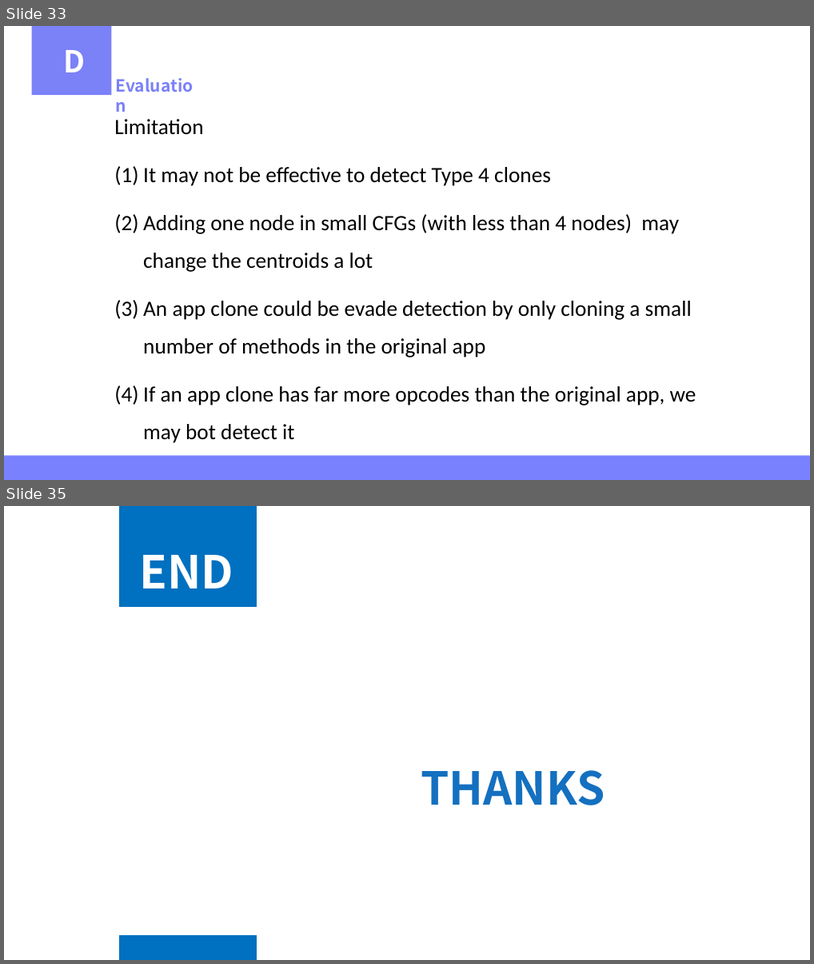
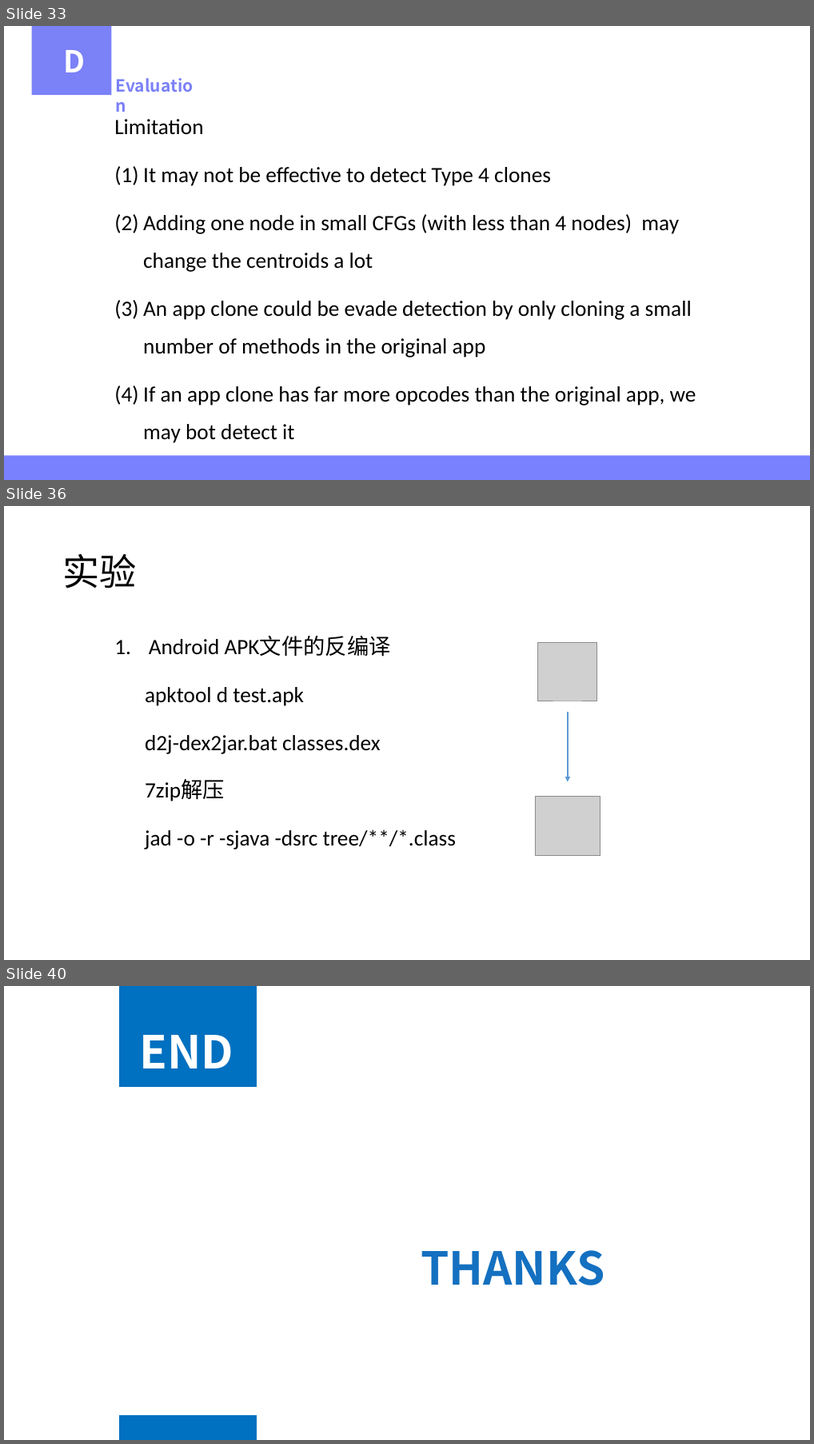
Before and after one commit to qiuliwang/cabinet, a slide deck: papers/AASSppt/AASS.pptx. Shown one above the other, each under a label of ours: slides 33 and 35 before the commit, slides 33, 36 and 40 after it; the slides between them are not shown. The pictures are 814x964 and 814x1444 pixels, drawn with LibreOffice and Linux fonts; fonts in the diff are those of the drawing; grey boxes stand for pictures. Boxes give left, top, right and bottom in pixels: in the first picture for what was removed or moved away, otherwise in the second. Text is boxed around its words. In the diff, an @@ line names an element or a change of style, - is before the commit and + after.

```diff
--- a/papers/AASSppt/AASS.pptx
+++ b/papers/AASSppt/AASS.pptx
@@ slide 36 added at box(4, 506, 810, 960), background #FFFFFF @@
@@ title added at box(62, 554, 136, 588), 44 pt, text #000000 @@
+实验
@@ text added at box(145, 636, 456, 849), 26 pt, text #000000 @@
+1. Android APK文件的反编译
+apktool d test.apk
+d2j-dex2jar.bat classes.dex
+7zip解压
+jad -o -r -sjava -dsrc tree/**/*.class
@@ picture added at box(538, 643, 598, 700) @@
@@ arrow added from (568, 712) to (568, 782), #5B9BD5 2 pt @@
@@ picture added at box(535, 796, 601, 856) @@
@@ what was slide 35 is now slide 40 @@
```
Also in this commit, not shown: 1 slide changed, 4 other slides added, 40 other files.
